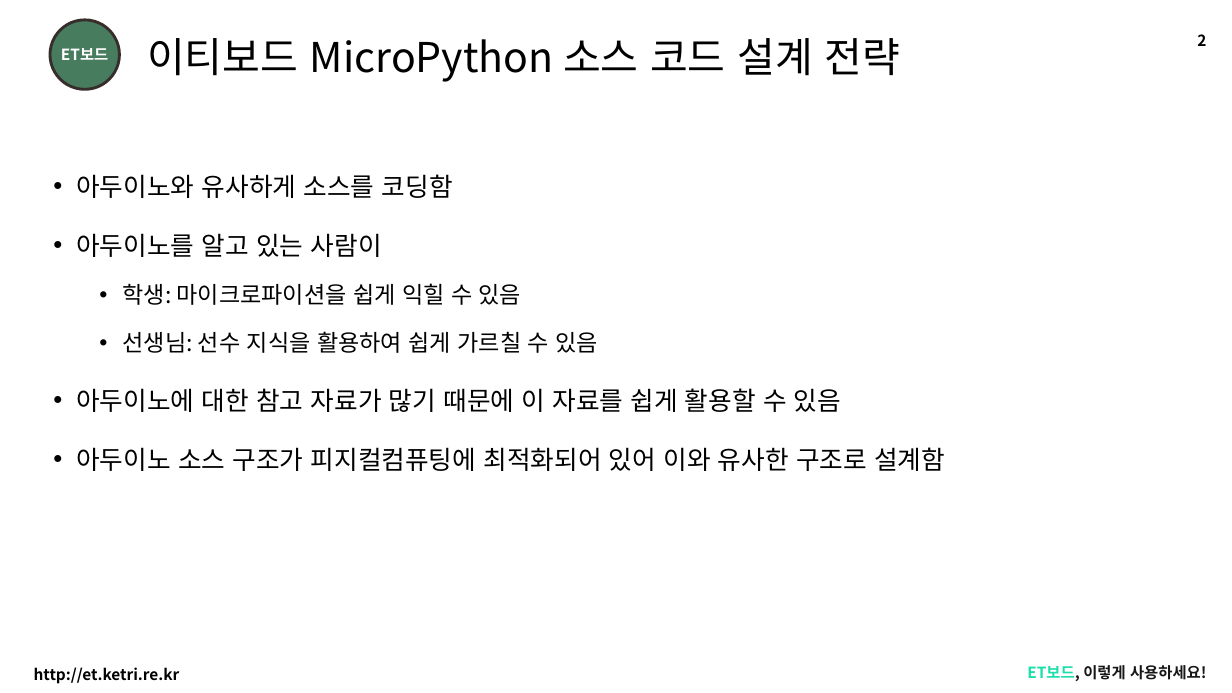
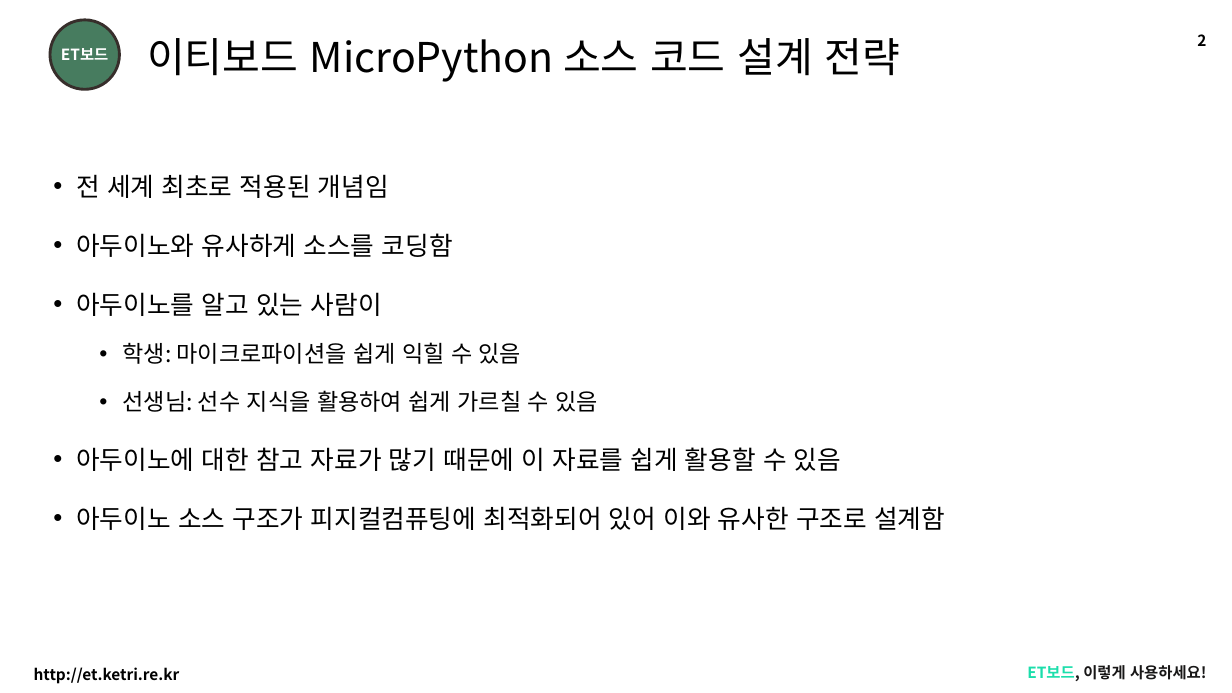
Before and after one commit to kpej/ETboard_MicroPython_Level2, a slide deck: slide 2 of doc/K220113_이티보드 MicroPython 소스 코딩 전략.pptx. Drawn at 1232x693 pixels with LibreOffice and Linux fonts; fonts in the diff are those of the drawing; background and template pictures are left out. Boxes give left, top, right and bottom in pixels: in the first picture for what was removed or moved away, otherwise in the second. Text is boxed around its words. In the diff, an @@ line names an element or a change of style, - is before the commit and + after.

```diff
--- a/doc/K220113_이티보드 MicroPython 소스 코딩 전략.pptx
+++ b/doc/K220113_이티보드 MicroPython 소스 코딩 전략.pptx
@@ text at box(76, 174, 389, 198): paragraph added @@
+• 전 세계 최초로 적용된 개념임
```
Also in this commit, not shown: 1 other file.
